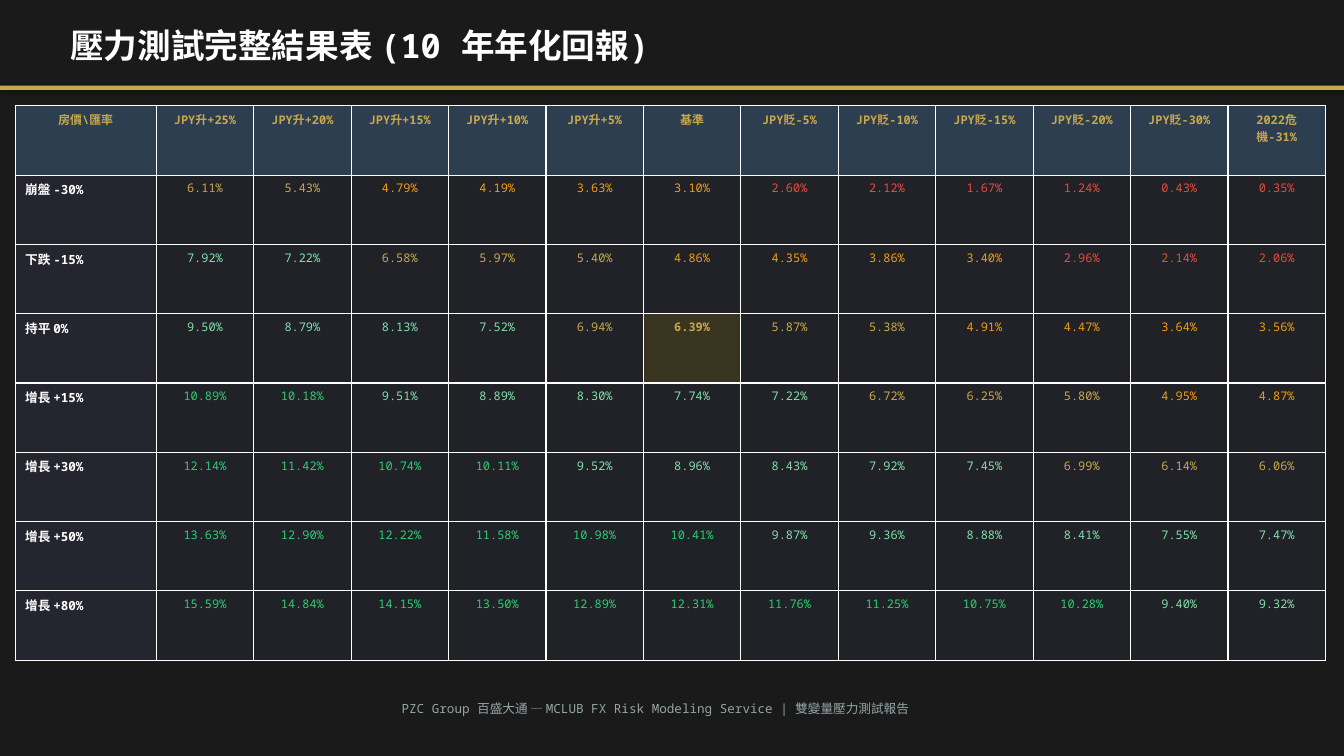
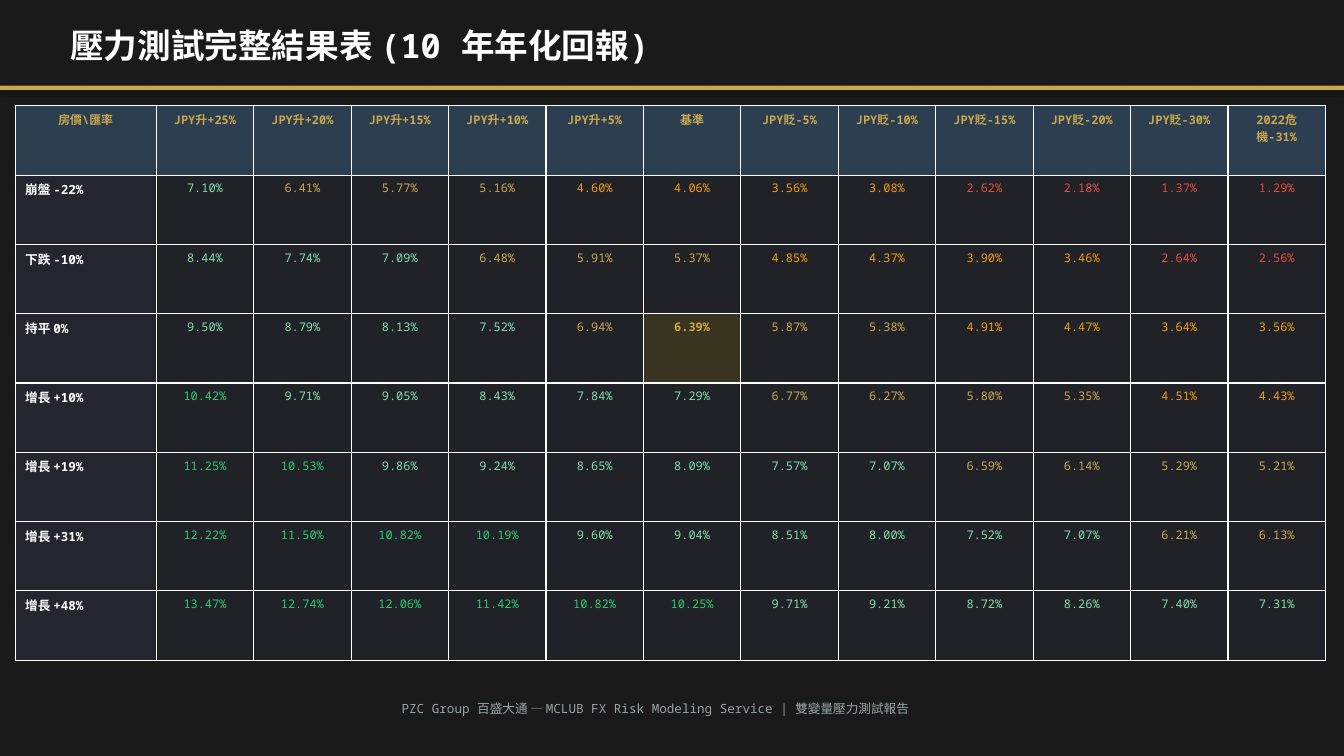
Before and after one commit to mypathtravel101-cyber/mclub, a slide deck: slide 5 of download/PZC_FX_2Var_StressTest_JPY_Property.pptx. Drawn at 1344x756 pixels with LibreOffice and Linux fonts; fonts in the diff are those of the drawing. Boxes give left, top, right and bottom in pixels: in the first picture for what was removed or moved away, otherwise in the second. Text is boxed around its words. In the diff, an @@ line names an element or a change of style, - is before the commit and + after.

```diff
--- a/download/PZC_FX_2Var_StressTest_JPY_Property.pptx
+++ b/download/PZC_FX_2Var_StressTest_JPY_Property.pptx
@@ table at bbox=[15, 106, 1330, 660] @@
-row 2: 崩盤 -30% | 6.11% | 5.43% | 4.79% | 4.19% | 3.63% | 3.10% | 2.60% | 2.12% | 1.67% | 1.24% | 0.43% | 0.35%
+row 2: 崩盤 -22% | 7.10% | 6.41% | 5.77% | 5.16% | 4.60% | 4.06% | 3.56% | 3.08% | 2.62% | 2.18% | 1.37% | 1.29%
-row 3: 下跌 -15% | 7.92% | 7.22% | 6.58% | 5.97% | 5.40% | 4.86% | 4.35% | 3.86% | 3.40% | 2.96% | 2.14% | 2.06%
+row 3: 下跌 -10% | 8.44% | 7.74% | 7.09% | 6.48% | 5.91% | 5.37% | 4.85% | 4.37% | 3.90% | 3.46% | 2.64% | 2.56%
-row 5: 增長 +15% | 10.89% | 10.18% | 9.51% | 8.89% | 8.30% | 7.74% | 7.22% | 6.72% | 6.25% | 5.80% | 4.95% | 4.87%
+row 5: 增長 +10% | 10.42% | 9.71% | 9.05% | 8.43% | 7.84% | 7.29% | 6.77% | 6.27% | 5.80% | 5.35% | 4.51% | 4.43%
-row 6: 增長 +30% | 12.14% | 11.42% | 10.74% | 10.11% | 9.52% | 8.96% | 8.43% | 7.92% | 7.45% | 6.99% | 6.14% | 6.06%
+row 6: 增長 +19% | 11.25% | 10.53% | 9.86% | 9.24% | 8.65% | 8.09% | 7.57% | 7.07% | 6.59% | 6.14% | 5.29% | 5.21%
-row 7: 增長 +50% | 13.63% | 12.90% | 12.22% | 11.58% | 10.98% | 10.41% | 9.87% | 9.36% | 8.88% | 8.41% | 7.55% | 7.47%
+row 7: 增長 +31% | 12.22% | 11.50% | 10.82% | 10.19% | 9.60% | 9.04% | 8.51% | 8.00% | 7.52% | 7.07% | 6.21% | 6.13%
-row 8: 增長 +80% | 15.59% | 14.84% | 14.15% | 13.50% | 12.89% | 12.31% | 11.76% | 11.25% | 10.75% | 10.28% | 9.40% | 9.32%
+row 8: 增長 +48% | 13.47% | 12.74% | 12.06% | 11.42% | 10.82% | 10.25% | 9.71% | 9.21% | 8.72% | 8.26% | 7.40% | 7.31%
```
Also in this commit, not shown: 2 other slides changed, 7 other files.
